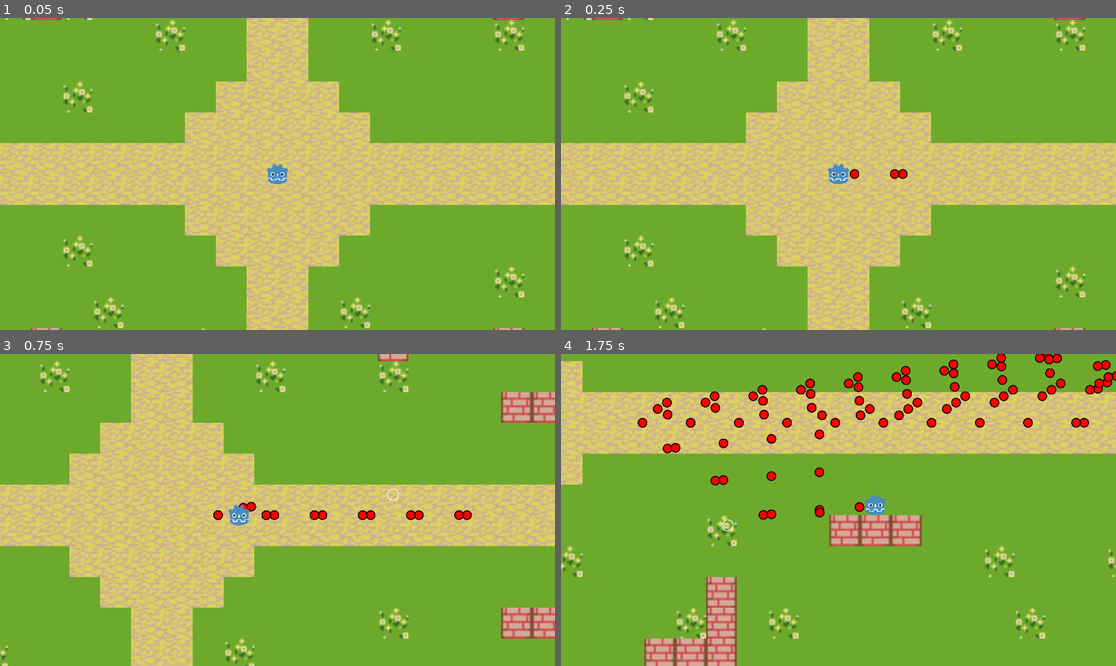
Above: before the commit, frames 1-4 (two rows, left to right).
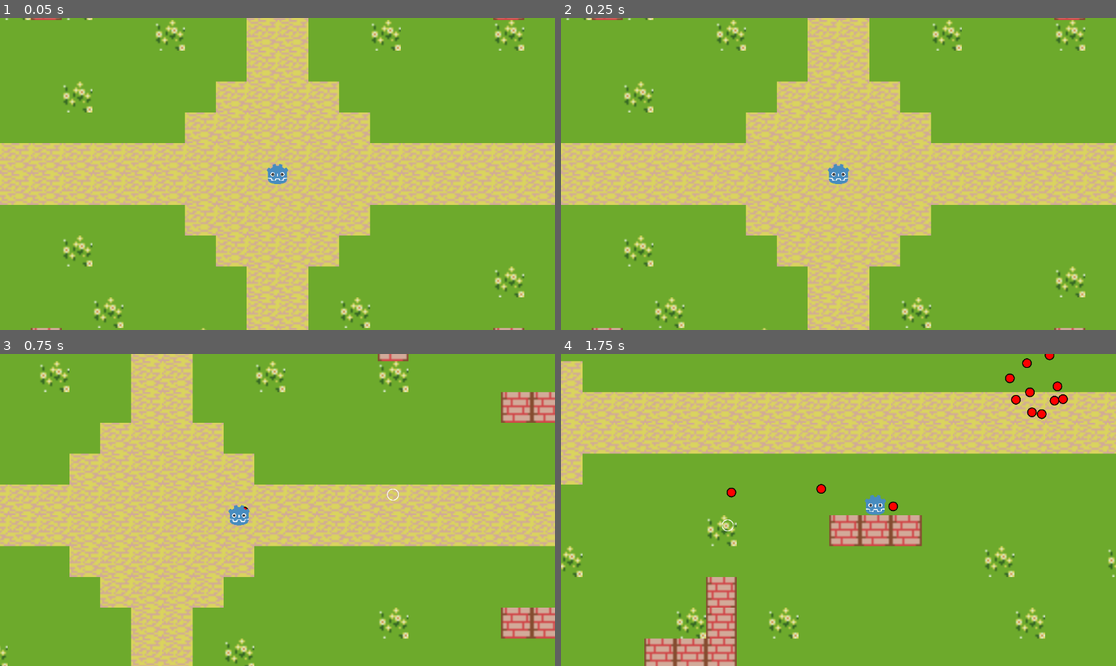
Above: after the commit, the same moments.

Repository: TheBrodsky/ProjectRogueStar
Game: Godot game, scene res://Main.tscn
Same seed, same stepped clock (60 frames per second), same inputs: the game is played once before the commit and once after it.
Inputs (mouse positions are in pixels of both pictures, inside the frame that each line leads up to):
- Up to frame 1 (0.05 s): no input
- Up to frame 2 (0.25 s): no input
- Up to frame 3 (0.75 s): tap Enter (ui_accept) at 0.5 s; move the mouse to (399, 494) at 0.52 s; hold Right (ui_right) from 0.53 s (still down); click (399, 494) at 0.67 s
- Up to frame 4 (1.75 s): tap Enter (ui_accept) at 0.77, 1.52 s; move the mouse to (727, 525) at 1.27 s; release Right (ui_right) at 1.28 s; hold Down (ui_down) from 1.28 s (still down); click (727, 525) at 1.42 s

Frame 1 is identical in both runs. In frame 2, 0.1% of the frame differs, in the area x 51-63%, y 48-52%; in frame 3, 0.5%; in frame 4, 4.1%, in the area x 13-100%, y 0-54%.

Commit message:
commit dump of latest emitter changes

Diff:
--- a/Main.tscn
+++ b/Main.tscn
@@ -1,10 +1,20 @@
-[gd_scene load_steps=6 format=3 uid="uid://duv6p3f38ccgk"]
+[gd_scene load_steps=16 format=3 uid="uid://duv6p3f38ccgk"]
 
 [ext_resource type="Script" path="res://main.gd" id="1_t0tca"]
 [ext_resource type="PackedScene" uid="uid://2kseyhofncyg" path="res://scenes/player/Reticle.tscn" id="2_icas4"]
 [ext_resource type="PackedScene" uid="uid://c8i7jri1f0ryg" path="res://scenes/player/Player.tscn" id="3_pusd5"]
 [ext_resource type="PackedScene" uid="uid://djcbigx8g87j3" path="res://scenes/UI/Camera.tscn" id="5_qx7nx"]
+[ext_resource type="Script" path="res://scenes/emitter/emitter_packer.gd" id="6_fgp7r"]
 [ext_resource type="PackedScene" uid="uid://bsrngflrkgpfk" path="res://scenes/objects/ProtoTiles.tscn" id="6_ydiao"]
+[ext_resource type="PackedScene" uid="uid://bbqjmhmclioqv" path="res://scenes/projectiles/Bullet.tscn" id="7_fhd6v"]
+[ext_resource type="PackedScene" uid="uid://dtta401iisc5o" path="res://scenes/emitter/triggers/Input.tscn" id="8_r1v0a"]
+[ext_resource type="PackedScene" uid="uid://bt7pgxagt7m22" path="res://scenes/emitter/triggers/Firerate.tscn" id="9_u2jw7"]
+[ext_resource type="PackedScene" uid="uid://bmbsvfcfxcegy" path="res://scenes/emitter/pathing/managers/GroupPathing.tscn" id="10_1dkby"]
+[ext_resource type="PackedScene" uid="uid://eqv2bo83kvww" path="res://scenes/emitter/targets/Self.tscn" id="10_m34q7"]
+[ext_resource type="PackedScene" uid="uid://e5yeh1t53jwb" path="res://scenes/emitter/patterns/RandomCircle.tscn" id="11_hfpdf"]
+[ext_resource type="PackedScene" uid="uid://budqwkkfid2ot" path="res://scenes/emitter/EmitterPacker.tscn" id="12_d635k"]
+[ext_resource type="PackedScene" uid="uid://3rtepghghn2g" path="res://scenes/emitter/pathing/AtReticle.tscn" id="12_v2yi0"]
+[ext_resource type="PackedScene" uid="uid://dv51imqxg2wiy" path="res://scenes/emitter/pathing/managers/IndividualPathing.tscn" id="13_gc6c1"]
 
 [node name="Main" type="Node2D"]
 script = ExtResource("1_t0tca")
@@ -13,6 +23,39 @@
 
 [node name="Player" parent="." node_paths=PackedStringArray("Reticle") instance=ExtResource("3_pusd5")]
 Reticle = NodePath("../Reticle")
+
+[node name="Weapon" type="Node" parent="Player"]
+script = ExtResource("6_fgp7r")
+
+[node name="Self" parent="Player/Weapon" instance=ExtResource("10_m34q7")]
+scale = Vector2(0.024, 0.024)
+
+[node name="bullet" parent="Player/Weapon" instance=ExtResource("7_fhd6v")]
+
+[node name="Input" parent="Player/Weapon" instance=ExtResource("8_r1v0a")]
+
+[node name="Firerate" parent="Player/Weapon/Input" instance=ExtResource("9_u2jw7")]
+
+[node name="RandomCircle" parent="Player/Weapon" instance=ExtResource("11_hfpdf")]
+
+[node name="GroupPathing" parent="Player/Weapon" instance=ExtResource("10_1dkby")]
+
+[node name="AtReticle" parent="Player/Weapon/GroupPathing" instance=ExtResource("12_v2yi0")]
+
+[node name="Weapon2" parent="Player/Weapon" instance=ExtResource("12_d635k")]
+
+[node name="bullet" parent="Player/Weapon/Weapon2" instance=ExtResource("7_fhd6v")]
+
+[node name="Firerate" parent="Player/Weapon/Weapon2" instance=ExtResource("9_u2jw7")]
+
+[node name="Self" parent="Player/Weapon/Weapon2" instance=ExtResource("10_m34q7")]
+
+[node name="RandomCircle" parent="Player/Weapon/Weapon2" instance=ExtResource("11_hfpdf")]
+range = 100
+
+[node name="IndividualPathing" parent="Player/Weapon/Weapon2" instance=ExtResource("13_gc6c1")]
+
+[node name="AtReticle" parent="Player/Weapon/Weapon2/IndividualPathing" instance=ExtResource("12_v2yi0")]
 
 [node name="PlayerSpawnPoint" type="Marker2D" parent="."]
 
--- a/lib/MovementTools.gd
+++ b/lib/MovementTools.gd
@@ -1,6 +1,6 @@
+extends Object
+
 class_name MovementTools
-
-extends Object
 
 
 # contains methods for common ways of moving game objects
--- /dev/null
+++ b/lib/NodePacker.gd
@@ -0,0 +1,12 @@
+extends Object
+
+class_name NodePacker
+
+
+static func packNode(node) -> PackedScene:
+	var scene = PackedScene.new()
+	var result = scene.pack(node)
+	if result != OK:
+		Logger.log_error("Failed to pack scene %s, result: %s" % [node, result])
+		scene = null
+	return scene
--- /dev/null
+++ b/scenes/emitter/Emission.tscn
@@ -0,0 +1,6 @@
+[gd_scene load_steps=2 format=3 uid="uid://cwlvsfirnd2bh"]
+
+[ext_resource type="Script" path="res://scenes/emitter/emission.gd" id="1_hc0ds"]
+
+[node name="Emission" type="Node2D"]
+script = ExtResource("1_hc0ds")
--- /dev/null
+++ b/scenes/emitter/EmitterPacker.tscn
@@ -0,0 +1,6 @@
+[gd_scene load_steps=2 format=3 uid="uid://budqwkkfid2ot"]
+
+[ext_resource type="Script" path="res://scenes/emitter/emitter_packer.gd" id="1_8j6ae"]
+
+[node name="EmitterPacker" type="Node"]
+script = ExtResource("1_8j6ae")
--- /dev/null
+++ b/scenes/emitter/emission.gd
@@ -0,0 +1,15 @@
+extends Node2D
+## A very simple class which represents the product of a single Emitter emission cycle.
+## Emission entities (e.g. bullets) are instantiated and added as children to the Emission object.
+## The purpose of this class is to allow Emitter components to have greater flexibility in how they change the emission,
+## rather than relying on the Emitter to have low-level control over an emission cycle.
+class_name Emission
+
+
+var emission_entity : PackedScene
+
+
+func emit():
+	var entity = emission_entity.instantiate()
+	add_child(entity)
+	return entity
--- a/scenes/emitter/emitter.gd
+++ b/scenes/emitter/emitter.gd
@@ -1,4 +1,8 @@
 extends Node2D
+## The actual emission device which creates entities and emits them.
+## The Emitter itself is basically a manager that passes responsibility off to its subordinate components.
+## What the components do to alter the emission is not up to the Emitter--the Emitter doesn't even know what the components are doing.
+## Once the Emitter has handed off the emission object to all the components, it adds it to the scene tree and completes an emission cycle.
 
 class_name Emitter
 
@@ -7,8 +11,10 @@
 @export var trigger : Trigger # WHEN the Emitter emits
 @export var target : Target # WHERE the Emitter emits
 @export var pattern : Pattern # HOW (in what shape) the Emitter emits
-@export var pathing : PackedScene # Must be of type Pathing. (Optional) Controls how the emitted entity moves after emission
+@export var pathing_manager : PathingManager # Controls how Pathing nodes get added to the emission and contains the Pathing blueprint
 @export var next_emitter : EmitterFactory # Must be of type Emitter. (Optional) Emitter that will get attached to each emitted entity, chaining emissions.
+
+@onready var emission_scene : PackedScene = preload("res://scenes/emitter/Emission.tscn")
 
 
 func _ready():
@@ -16,38 +22,33 @@
 
 
 func emit_cycle():
-	var center : Vector2 = target._get_target()
-	var spawn_points : Array = pattern.get_pattern(center)
-	for point in spawn_points:
-		_emit(point)
+	var emission : Emission = _create_emission()
+	target.modify_emission(emission)
+	pattern.modify_emission(emission)
+	_add_chained_emitters(emission)
+	pathing_manager.modify_emission(emission)
+	get_tree().root.add_child(emission)
 
 
-func add_components(new_emission_entity : PackedScene, new_trigger : Trigger, new_target : Target, new_pattern : Pattern, new_pathing : PackedScene, new_next_emitter : EmitterFactory):
+func add_components(new_emission_entity : PackedScene, new_trigger : Trigger, new_target : Target, new_pattern : Pattern, new_path_manager : PathingManager, new_next_emitter : EmitterFactory):
 	emission_entity = new_emission_entity
 	_add_trigger(new_trigger)
 	_add_target(new_target)
 	_add_pattern(new_pattern)
-	pathing = new_pathing
+	_add_path_manager(new_path_manager)
 	_add_next_emitter(new_next_emitter)
 
 
-func _emit(point : Vector2):
-	var entity = emission_entity.instantiate()
+func _create_emission():
+	var emission : Emission = emission_scene.instantiate()
+	emission.emission_entity = emission_entity
+	return emission
 
+
+func _add_chained_emitters(emission : Emission):
 	if next_emitter != null:
-		var chained_emitter = next_emitter.build_emitter()
-		entity.add_child(chained_emitter)
-
-	var parent_entity
-	if pathing != null:
-		parent_entity = pathing.instantiate()
-		parent_entity.add_child(entity)
-		parent_entity.pathed_entity = entity
-	else:
-		parent_entity = entity
-
-	parent_entity.global_position = point
-	get_tree().root.add_child(parent_entity)
+		for child in emission.get_children():
+			child.add_child(next_emitter.build_emitter())
 
 
 func _add_trigger(new_trigger : Trigger):
@@ -66,6 +67,11 @@
 	pattern = new_pattern
 
 
+func _add_path_manager(new_path_manager : PathingManager):
+	_replace_child(pathing_manager, new_path_manager)
+	pathing_manager = new_path_manager
+
+
 func _add_next_emitter(new_next_emitter : EmitterFactory):
 	_replace_child(next_emitter, new_next_emitter)
 	next_emitter = new_next_emitter
--- a/scenes/emitter/emitter_factory.gd
+++ b/scenes/emitter/emitter_factory.gd
@@ -1,5 +1,8 @@
 extends Node
-
+## An EmitterFactory contains a blueprint for an Emitter and uses it to manufacture Emitter instances according to that blueprint.
+## Using a factory pattern fits with what the player is doing: designing a blueprint for a weapon, which consists of potentially many custom emitters.
+## The factory pattern also allows us to chain emitters more easily: an EmitterFactory simply passes the next factory into the Emitters it manufactures.
+## Those Emitters in turn will use the EmitterFactory to create an Emitter instance on each of the emissions, which will themselves use their EmitterFactories...
 
 class_name EmitterFactory
 
@@ -8,20 +11,19 @@
 @export var trigger_scene : PackedScene # Must be of type Trigger
 @export var target_scene : PackedScene # Must be of type Target
 @export var pattern_scene : PackedScene # Must be of type Pattern
-@export var pathing_scene : PackedScene # Must be of type Pathing
+@export var pathing_manager : PackedScene # Must be of type Pathing
 
-@onready var emitter_scene : PackedScene = preload("res://scenes/emitter/Emitter.tscn")
-
-var _next_factory : EmitterFactory
+var next_factory : EmitterFactory
 
 
 func _ready():
-	_next_factory = _get_next_factory()
+	#_next_factory = _get_next_factory()
+	pass
 
 
 func build_emitter() -> Emitter:
-	var emitter : Emitter = emitter_scene.instantiate()
-	emitter.add_components(emitted_entity, trigger_scene.instantiate(), target_scene.instantiate(), pattern_scene.instantiate(), pathing_scene, _next_factory)
+	var emitter : Emitter = Emitter.new()
+	emitter.add_components(emitted_entity, trigger_scene.instantiate(), target_scene.instantiate(), pattern_scene.instantiate(), pathing_manager.instantiate(), next_factory)
 	return emitter
 
 
--- /dev/null
+++ b/scenes/emitter/emitter_packer.gd
@@ -0,0 +1,53 @@
+extends Node
+## An EmitterPacker is what "packs up" a hierarchy of Emitter components (Triggers, Targets, Patterns, and Pathings) and their modifiers.
+## The hierarchy is packed up into a handful of packed scenes corresponding to each component type.
+## These packed scenes are further packaged into an EmitterFactory.
+## This is how a series of component and modifiers ordered by the player gets turned into a usable EmitterFactory and, in turn, an Emitter.
+
+class_name EmitterPacker
+
+
+# Because of the way EmitterPackers require things to be instanced in a hierarchy before blueprinting the Emitter,
+# there's a lot of junk left over after packing. To solve this, the packer destroys itself and all its children
+var _self_destruct = false
+
+
+func _process(delta):
+	if _self_destruct:
+		queue_free()
+
+
+func pack_emitter() -> EmitterFactory:
+	_self_destruct = true
+	var factory = EmitterFactory.new()
+	var scene
+	for child in get_children():
+		scene = _pack_hierarchy(child)
+		if child is Trigger:
+			factory.trigger_scene = scene
+		elif child is Target:
+			factory.target_scene = scene
+		elif child is Pattern:
+			factory.pattern_scene = scene
+		elif child is PathingManager:
+			factory.pathing_manager = scene
+		elif child is Area2D:
+			factory.emitted_entity = scene
+		elif child is EmitterPacker:
+			var nested_factory = child.pack_emitter()
+			factory.next_factory = nested_factory
+
+	return factory
+
+
+# Sets ownership of all nodes in the hierarchy to the top_node. Only nodes which are owned by top_node will be packed.
+func _pack_hierarchy(top_node : Node) -> PackedScene:
+	_set_hierarchy_owner(top_node, top_node)
+	return NodePacker.packNode(top_node)
+
+func _set_hierarchy_owner(parent : Node, hierarchy_owner : Node):
+	if parent != hierarchy_owner:
+		parent.owner = hierarchy_owner
+
+	for child in parent.get_children():
+		_set_hierarchy_owner(child, hierarchy_owner)
--- a/scenes/emitter/pathing/at_reticle.gd
+++ b/scenes/emitter/pathing/at_reticle.gd
@@ -1,9 +1,9 @@
 extends Pathing
 
 
-func _ready():
-	rotation = position.angle_to_point(get_global_mouse_position())
+func _ready_override():
+	pathed_entity.rotation = pathed_entity.position.angle_to_point(get_global_mouse_position())
 
 
-func _process(delta):
-	position += MovementTools.calcMoveVector(Vector2.from_angle(rotation), speed, delta)
+func _process_override(delta):
+	pathed_entity.position += MovementTools.calcMoveVector(Vector2.from_angle(pathed_entity.rotation), speed, delta)
--- /dev/null
+++ b/scenes/emitter/pathing/managers/GroupPathing.tscn
@@ -0,0 +1,6 @@
+[gd_scene load_steps=2 format=3 uid="uid://bmbsvfcfxcegy"]
+
+[ext_resource type="Script" path="res://scenes/emitter/pathing/managers/group_pathing.gd" id="1_s6mxh"]
+
+[node name="GroupPathing" type="Node"]
+script = ExtResource("1_s6mxh")
--- /dev/null
+++ b/scenes/emitter/pathing/managers/IndividualPathing.tscn
@@ -0,0 +1,6 @@
+[gd_scene load_steps=2 format=3 uid="uid://dv51imqxg2wiy"]
+
+[ext_resource type="Script" path="res://scenes/emitter/pathing/managers/individual_pathing.gd" id="1_sx1am"]
+
+[node name="IndividualPathing" type="Node"]
+script = ExtResource("1_sx1am")
--- /dev/null
+++ b/scenes/emitter/pathing/managers/PathingManager.tscn
@@ -0,0 +1,6 @@
+[gd_scene load_steps=2 format=3 uid="uid://buib88ssfjic2"]
+
+[ext_resource type="Script" path="res://scenes/emitter/pathing/managers/pathing_manager.gd" id="1_ld2v2"]
+
+[node name="PathingManager" type="Node"]
+script = ExtResource("1_ld2v2")
--- /dev/null
+++ b/scenes/emitter/pathing/managers/group_pathing.gd
@@ -0,0 +1,4 @@
+extends PathingManager
+
+func modify_emission(emission : Emission):
+	emission.add_child(pathing_scene.instantiate())
--- /dev/null
+++ b/scenes/emitter/pathing/managers/individual_pathing.gd
@@ -0,0 +1,5 @@
+extends PathingManager
+
+func modify_emission(emission : Emission):
+	for child in emission.get_children():
+		child.add_child(pathing_scene.instantiate())
--- /dev/null
+++ b/scenes/emitter/pathing/managers/pathing_manager.gd
@@ -0,0 +1,19 @@
+extends Node
+
+class_name PathingManager
+
+
+@export var pathing_scene : PackedScene
+
+
+func _ready():
+	if pathing_scene == null:
+		var child = get_child(0)
+		if child is Pathing:
+			pathing_scene = NodePacker.packNode(child)
+		else:
+			Logger.log_warn("Pathing manager has no pathing child")
+
+
+func modify_emission(emission : Emission):
+	pass
--- a/scenes/emitter/pathing/pathing.gd
+++ b/scenes/emitter/pathing/pathing.gd
@@ -10,3 +10,27 @@
 @export var speed : int = 1000
 
 var pathed_entity : Node2D
+
+
+func _ready():
+	var parent = get_parent()
+	if parent is Node2D:
+		pathed_entity = parent
+
+	if pathed_entity != null:
+		_ready_override()
+
+
+func _process(delta):
+	if pathed_entity != null:
+		_process_override(delta)
+
+
+# Inner-body of _ready(). Allows this parent class to add guardrails on _ready() that child classes shouldnt override
+func _ready_override():
+	pass
+
+
+# Inner-body of _process(). Allows this parent class to add guardrails on _process() that child classes shouldnt override
+func _process_override(delta):
+	pass
--- a/scenes/emitter/patterns/pattern.gd
+++ b/scenes/emitter/patterns/pattern.gd
@@ -6,6 +6,12 @@
 @export var num_points : int = 1
 
 
+func modify_emission(emission: Emission):
+	for point in get_pattern(Vector2.ZERO):
+		var entity = emission.emit()
+		entity.position = point
+		pass
+
 func get_pattern(target : Vector2) -> Array:
 	var points = []
 	for i in num_points:
@@ -13,4 +19,4 @@
 	return points
 
 func _get_point(target : Vector2) -> Vector2:
-	return target
+	return Vector2.ZERO
--- a/scenes/emitter/targets/target.gd
+++ b/scenes/emitter/targets/target.gd
@@ -6,5 +6,9 @@
 @export var range : int
 
 
+func modify_emission(emission : Emission):
+	emission.global_position = _get_target()
+
+
 func _get_target() -> Vector2:
 	return Vector2.ZERO
--- a/scenes/emitter/triggers/firerate.gd
+++ b/scenes/emitter/triggers/firerate.gd
@@ -13,7 +13,6 @@
 
 func _on_timer_timeout():
 	triggered.emit()
-	print("triggered")
 
 
 func pause():
--- a/scenes/emitter/triggers/input.gd
+++ b/scenes/emitter/triggers/input.gd
@@ -6,6 +6,10 @@
 var did_sub_trigger_activate : bool = false
 
 func _ready():
+	var child = get_child(0)
+	if child is Trigger:
+		sub_trigger = child
+
 	if sub_trigger != null:
 		sub_trigger.triggered.connect(_handle_subtrigger)
 
--- a/scenes/player/Player.gd
+++ b/scenes/player/Player.gd
@@ -13,14 +13,14 @@
 var _dodge_direction : Vector2
 var _weapon : Emitter
 
-@onready var WeaponFactory : EmitterFactory = $PrimaryWeapon
+@onready var Weapon : EmitterPacker = $Weapon
 @onready var DodgeTimer : Timer = $DodgeTimer
 @onready var _dodge_speed : float = DODGE_DISTANCE / DodgeTimer.wait_time
 
 
 # VIRTUAL METHODS
 func _ready():
-	_weapon = WeaponFactory.build_emitter()
+	_weapon = Weapon.pack_emitter().build_emitter()
 	add_child(_weapon)
 
 
--- a/scenes/player/Player.tscn
+++ b/scenes/player/Player.tscn
@@ -1,13 +1,7 @@
-[gd_scene load_steps=10 format=3 uid="uid://c8i7jri1f0ryg"]
+[gd_scene load_steps=4 format=3 uid="uid://c8i7jri1f0ryg"]
 
 [ext_resource type="Script" path="res://scenes/player/player.gd" id="1_7xeq0"]
 [ext_resource type="Texture2D" uid="uid://dq825f4prqh78" path="res://assets/player_icon.png" id="3_3t6e8"]
-[ext_resource type="PackedScene" uid="uid://bbqjmhmclioqv" path="res://scenes/projectiles/Bullet.tscn" id="4_ffxsd"]
-[ext_resource type="PackedScene" uid="uid://3rtepghghn2g" path="res://scenes/emitter/pathing/AtReticle.tscn" id="5_14nqx"]
-[ext_resource type="PackedScene" uid="uid://bt7pgxagt7m22" path="res://scenes/emitter/triggers/Firerate.tscn" id="6_8lwc5"]
-[ext_resource type="PackedScene" uid="uid://b4m07wy3of7j6" path="res://scenes/emitter/EmitterFactory.tscn" id="11_hxvic"]
-[ext_resource type="PackedScene" uid="uid://eqv2bo83kvww" path="res://scenes/emitter/targets/Self.tscn" id="12_ggoxq"]
-[ext_resource type="PackedScene" uid="uid://bxlgthj65wodd" path="res://scenes/emitter/patterns/Pattern.tscn" id="13_yaukp"]
 
 [sub_resource type="CapsuleShape2D" id="CapsuleShape2D_ovf6d"]
 radius = 897.0
@@ -29,17 +23,4 @@
 wait_time = 0.15
 one_shot = true
 
-[node name="PrimaryWeapon" parent="." instance=ExtResource("11_hxvic")]
-emitted_entity = ExtResource("4_ffxsd")
-trigger_scene = ExtResource("6_8lwc5")
-target_scene = ExtResource("12_ggoxq")
-pattern_scene = ExtResource("13_yaukp")
-pathing_scene = ExtResource("5_14nqx")
-
-[node name="EmitterManager" parent="PrimaryWeapon" instance=ExtResource("11_hxvic")]
-emitted_entity = ExtResource("4_ffxsd")
-trigger_scene = ExtResource("6_8lwc5")
-target_scene = ExtResource("12_ggoxq")
-pattern_scene = ExtResource("13_yaukp")
-
 [connection signal="timeout" from="DodgeTimer" to="." method="_on_dodge_timer_timeout"]
